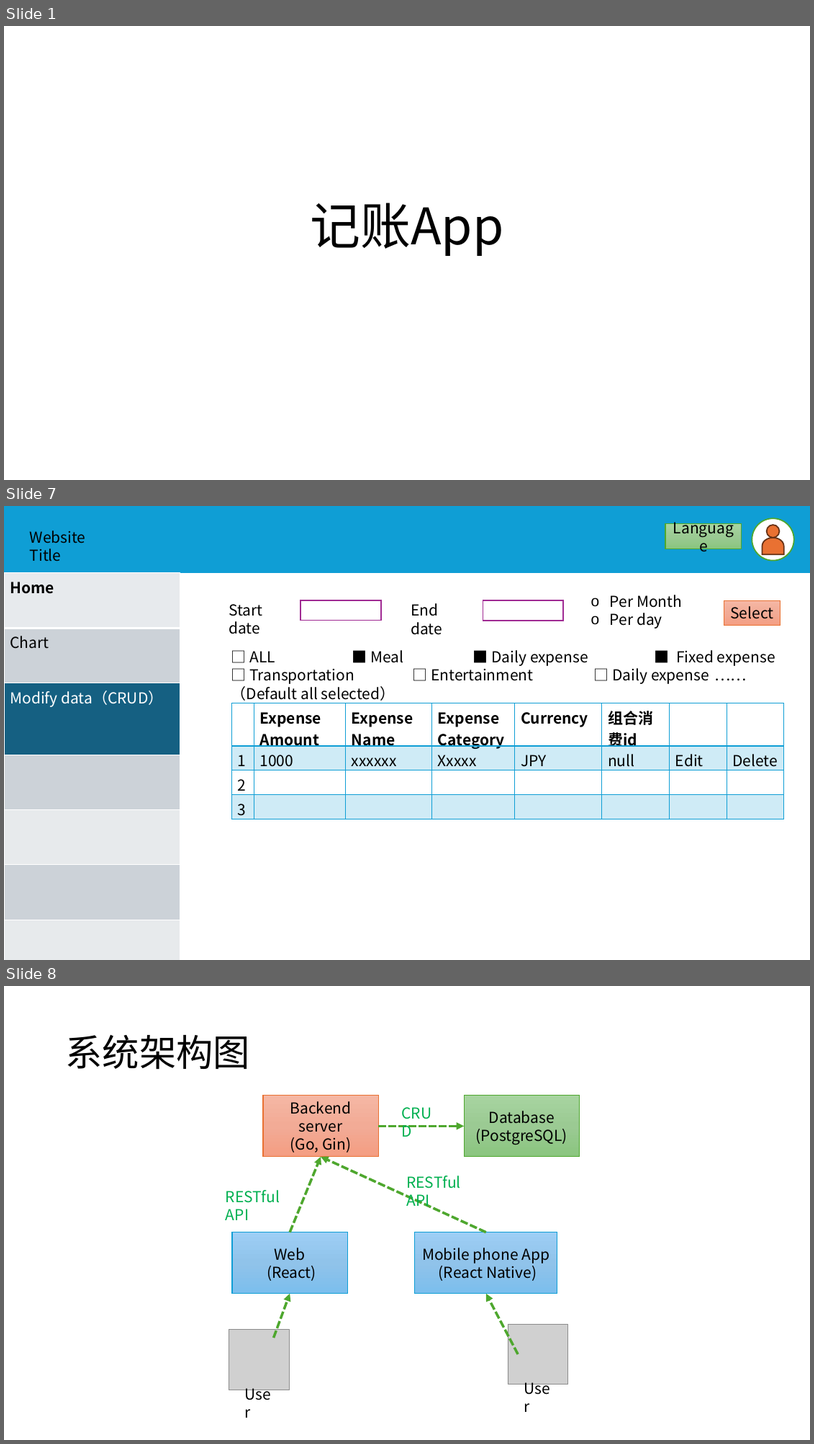
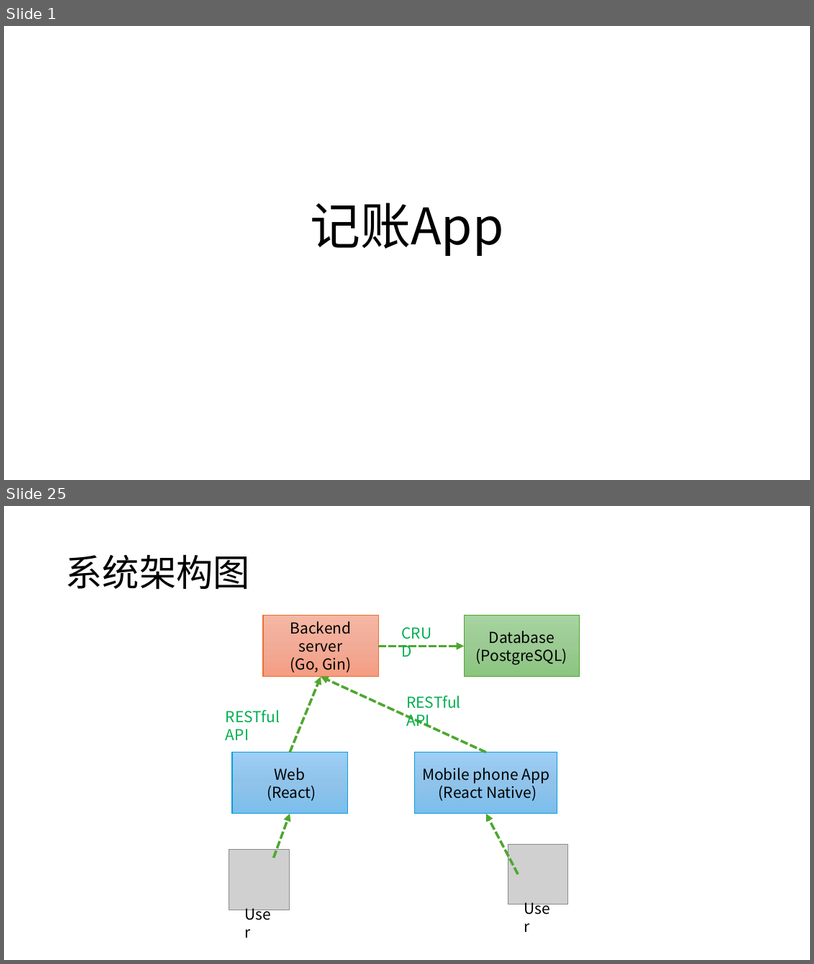
Before and after one commit to w9029/expense_statistics, a slide deck: documents/expenseWebsiteScript.pptx. Shown one above the other, each under a label of ours: slides 1, 7 and 8 before the commit, slides 1 and 25 after it; the slides between them are not shown. The pictures are 814x1444 and 814x964 pixels, drawn with LibreOffice and Linux fonts; fonts in the diff are those of the drawing; grey boxes stand for pictures. Boxes give left, top, right and bottom in pixels: in the first picture for what was removed or moved away, otherwise in the second. Text is boxed around its words. In the diff, an @@ line names an element or a change of style, - is before the commit and + after.

```diff
--- a/documents/expenseWebsiteScript.pptx
+++ b/documents/expenseWebsiteScript.pptx
@@ slide 7 removed at (x1=4, y1=506, x2=810, y2=960), background #FFFFFF @@
@@ rectangle removed at (x1=4, y1=506, x2=810, y2=573) @@
@@ rectangle removed at (x1=666, y1=524, x2=742, y2=549) @@
-Language
@@ ellipse removed at (x1=752, y1=519, x2=795, y2=561) @@
@@ ellipse removed at (x1=767, y1=525, x2=780, y2=538) @@
@@ text removed at (x1=30, y1=530, x2=86, y2=561) @@
-Website Title
@@ flow chart delay removed at (x1=763, y1=538, x2=784, y2=554) @@
@@ table removed at (x1=4, y1=573, x2=180, y2=958), 7 rows, 1 columns @@
-Home
-Chart
-Modify data（CRUD）
-
-
-
-
@@ text removed at (x1=229, y1=604, x2=262, y2=634) @@
-Start date
@@ rectangle removed at (x1=301, y1=600, x2=381, y2=620) @@
@@ text removed at (x1=411, y1=603, x2=442, y2=635) @@
-End date
@@ rectangle removed at (x1=483, y1=600, x2=563, y2=620) @@
@@ text removed at (x1=610, y1=595, x2=682, y2=628) @@
-o Per Month
-o Per day
@@ rectangle removed at (x1=725, y1=600, x2=781, y2=626) @@
-Select
@@ text removed at (x1=232, y1=650, x2=776, y2=700) @@
-□ ALL ■ Meal ■ Daily expense ■ Fixed expense
-□ Transportation □ Entertainment □ Daily expense ……（Default all selected）
@@ table removed at (x1=232, y1=703, x2=785, y2=819), 4 rows, 8 columns @@
- | Expense Amount | Expense Name | Expense Category | Currency | 组合消费id |  | 
-1 | 1000 | xxxxxx | Xxxxx | JPY | null | Edit | Delete
-2 |  |  |  |  |  |  | 
-3 |  |  |  |  |  |  | 
@@ what was slide 8 is now slide 25 @@
```
Also in this commit, not shown: 3 slides changed, 20 slides added, 2 other slides removed, 21 other files.
